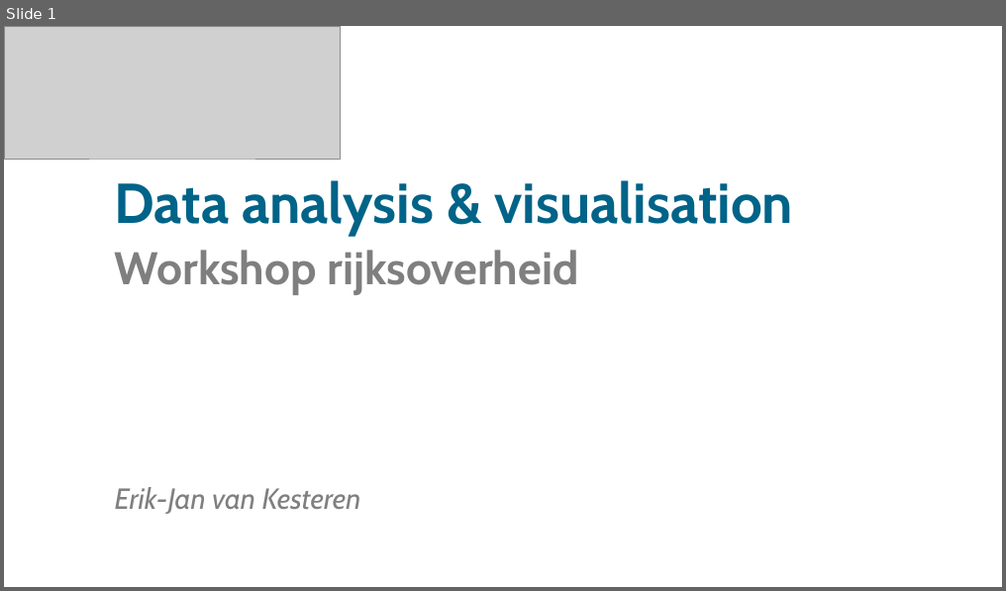
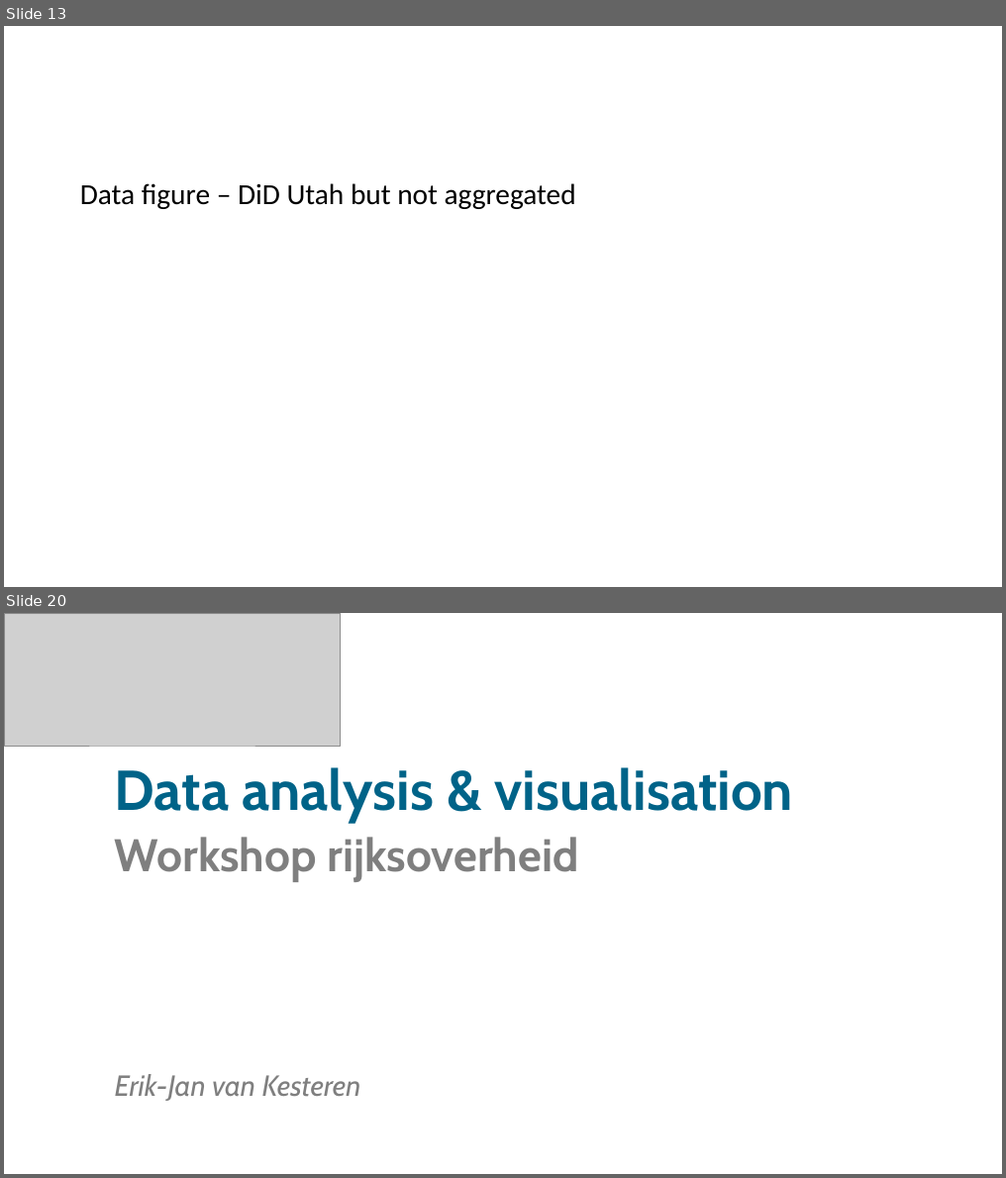
Before and after one commit to sodascience/workshop_causal_impact_assessment, a slide deck: lectures/04_causal_impact/causal_impact.pptx. Shown one above the other, each under a label of ours: slide 1 before the commit, slides 13 and 20 after it; the slides between them are not shown. The pictures are 1006x591 and 1006x1178 pixels, drawn with LibreOffice and Linux fonts; fonts in the diff are those of the drawing; grey boxes stand for pictures. Boxes give left, top, right and bottom in pixels: in the first picture for what was removed or moved away, otherwise in the second. Text is boxed around its words. In the diff, an @@ line names an element or a change of style, - is before the commit and + after.

```diff
--- a/lectures/04_causal_impact/causal_impact.pptx
+++ b/lectures/04_causal_impact/causal_impact.pptx
@@ slide 13 added at <box>4,26,1002,587</box>, background #FFFFFF @@
@@ text added at <box>80,183,576,209</box>, 28 pt, text #000000 @@
+Data figure – DiD Utah but not aggregated
@@ what was slide 1 is now slide 20 @@
```
Also in this commit, not shown: 1 slide changed, 17 other slides added, 1 slide removed, 3 other files.
